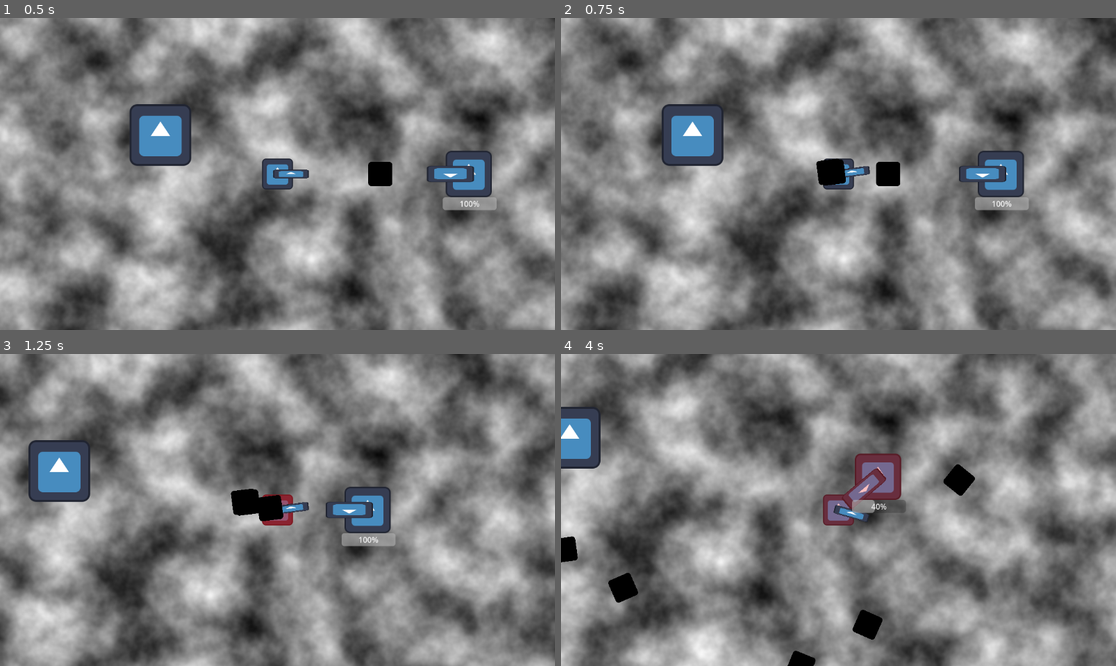
Above: before the commit, frames 1-4 (two rows, left to right).
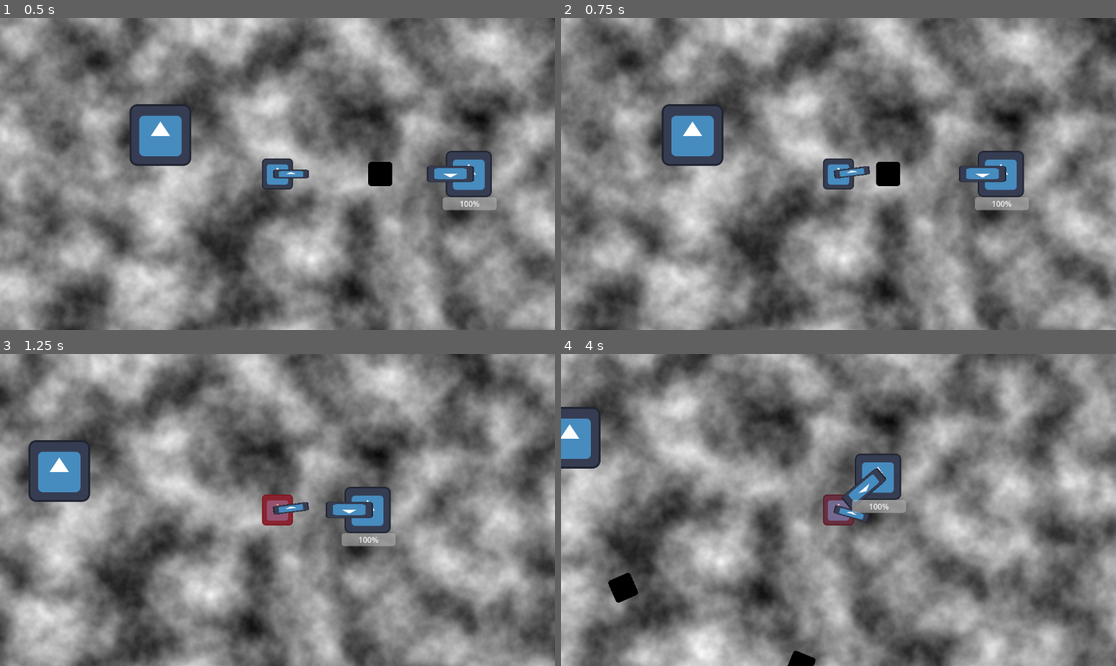
Above: after the commit, the same moments.

Repository: jacobartis/Tower-of-the-Time-Lich
Game: Godot game, scene res://world.tscn
Same seed, same stepped clock (60 frames per second), same inputs: the game is played once before the commit and once after it. The engine's default icon, where the game draws it, is replaced by a stand-in: a white triangle on a blue panel in a dark square.
Inputs (mouse positions are in pixels of both pictures, inside the frame that each line leads up to):
- Up to frame 1 (0.5 s): no input
- Up to frame 2 (0.75 s): move the mouse to (960, 158) at 0.52 s; press the mouse at (960, 158) at 0.53 s; hold D (player_right) from 0.53 s (still down); right-click (960, 158) at 0.6 s
- Up to frame 3 (1.25 s): keep holding D (player_right)
- Up to frame 4 (4 s): move the mouse to (727, 525) at 1.27 s; release D (player_right) at 1.28 s; release the mouse at (727, 525) at 1.28 s; hold S (player_down) 1.28-2.03 s; click (727, 525) at 1.35 s; right-click (727, 525) at 1.55 s; move the mouse to (894, 441) at 2.02 s; press the mouse at (894, 441) at 2.03 s; hold D (player_right) 2.03-2.78 s; right-click (894, 441) at 2.1 s; move the mouse to (810, 572) at 2.77 s; release the mouse at (810, 572) at 2.78 s; hold W (player_up) 2.78-3.53 s; tap E (player_interact) at 2.85 s; right-click (810, 572) at 3.05 s; move the mouse to (1005, 556) at 3.52 s; press the mouse at (1005, 556) at 3.53 s; hold A (player_left) from 3.53 s (still down)

Frame 1 is identical in both runs. In frame 2, 0.4% of the frame differs, in the area x 45-52%, y 44-54%; in frame 3, 0.7%; in frame 4, 2.5%, in the area x 0-75%, y 31-92%.
Error after the commit: Invalid call. Nonexistent function 'attack' in base 'Nil'. (res://scripts/player/player.gd:14)

Commit message:
Player now handles attack input.

Diff:
--- a/scripts/player/player.gd
+++ b/scripts/player/player.gd
@@ -5,10 +5,15 @@
 const JUMP_VELOCITY = -400.0
 
 @export var interaction_area:InteractionDetectionArea
+@export var weapon_holder:Node2D
 
 func _process(delta):
 	if Input.is_action_just_pressed("player_interact"):
 		interaction_area.interact()
+	if Input.is_action_pressed("player_prim_fire"):
+		weapon_holder.attack()
+	if Input.is_action_just_pressed("player_alt_fire"):
+		weapon_holder.alt_attack()
 
 func _physics_process(delta):
 
--- a/scripts/player/weapon_holder.gd
+++ b/scripts/player/weapon_holder.gd
@@ -6,7 +6,9 @@
 
 func _process(delta):
 	look_at(get_global_mouse_position())
-	if Input.is_action_pressed("player_prim_fire"):
-		weapon.attack()
-	if Input.is_action_just_pressed("player_alt_fire"):
-		weapon.alt_attack()
+
+func attack():
+	weapon.attack()
+
+func alt_attack():
+	weapon.alt_attack()
